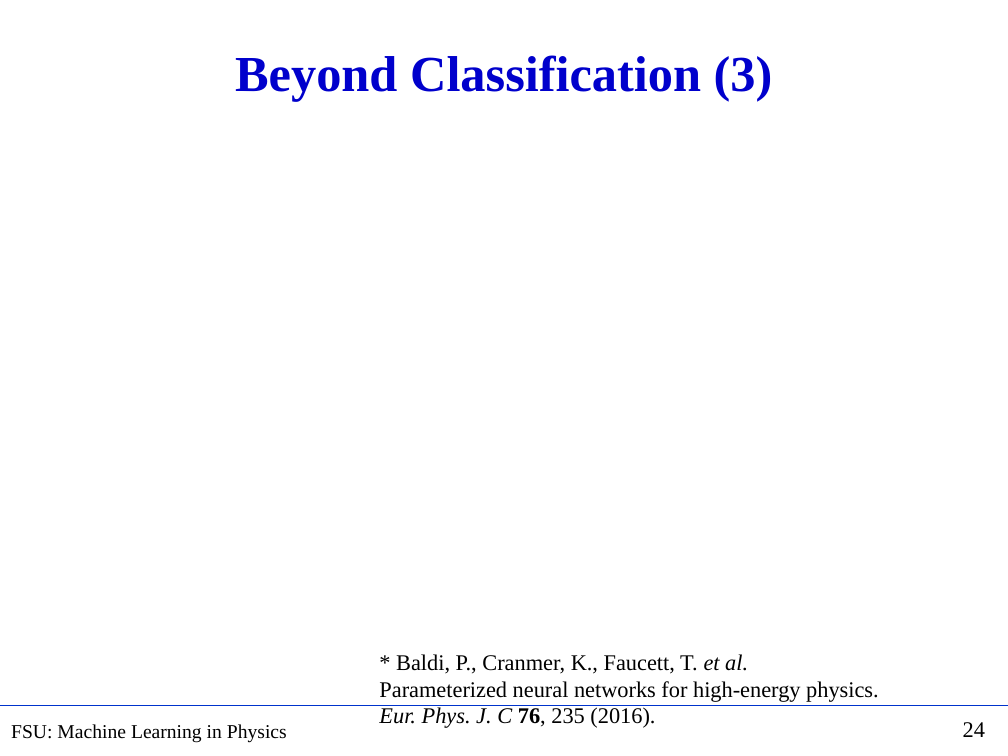
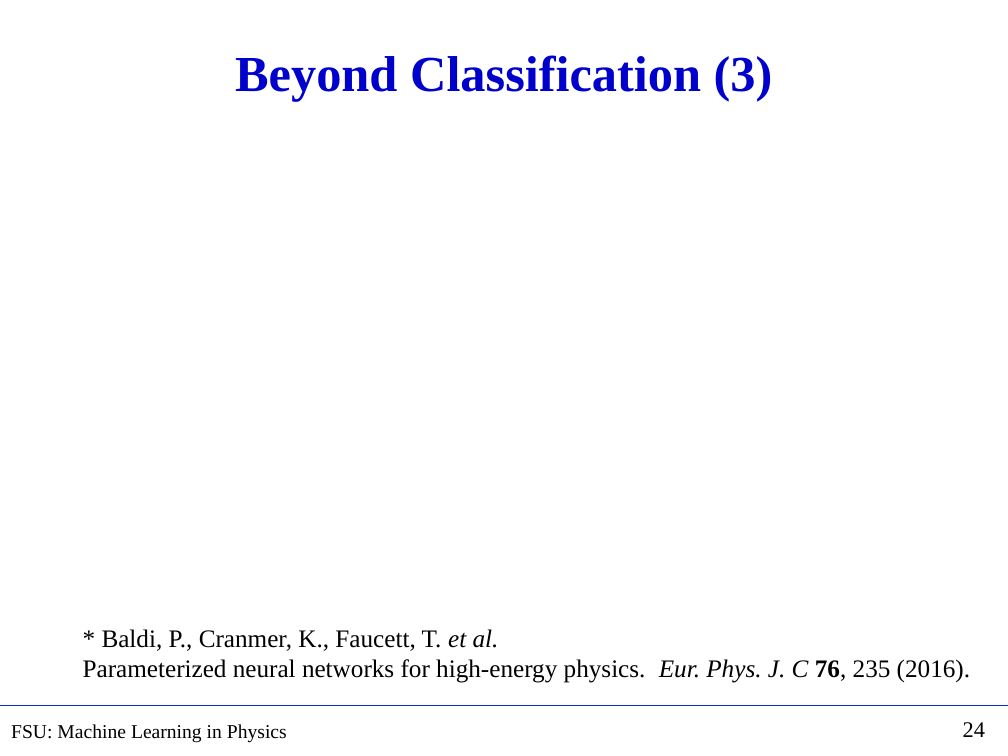
Before and after one commit to hbprosper/mlinphysics, a slide deck: slide 24 of Lectures/01.Foundations/Lecture03.pptx. Drawn at 1008x756 pixels with LibreOffice and Linux fonts; fonts in the diff are those of the drawing; grey boxes stand for pictures. Boxes give left, top, right and bottom in pixels: in the first picture for what was removed or moved away, otherwise in the second. Text is boxed around its words. In the diff, an @@ line names an element or a change of style, - is before the commit and + after.

```diff
--- a/Lectures/01.Foundations/Lecture03.pptx
+++ b/Lectures/01.Foundations/Lecture03.pptx
@@ text "* Baldi, P., Cranmer, K., ..." moved from (x1=379, y1=654, x2=879, y2=728) to (x1=83, y1=629, x2=970, y2=683) @@
@@ text at (x1=102, y1=629, x2=499, y2=651): size 16 to 18 pt in "* Baldi, P., Cranmer, K., Faucett, T. ..." @@
@@ text at (x1=83, y1=659, x2=970, y2=683): text changed; size 16 to 18 pt @@
-Parameterized neural networks for high-energy physics.
-Eur. Phys. J. C 76, 235 (2016).
+Parameterized neural networks for high-energy physics. Eur. Phys. J. C 76, 235 (2016).
```
Also in this commit, not shown: 1 other slide changed, 8 other files.
